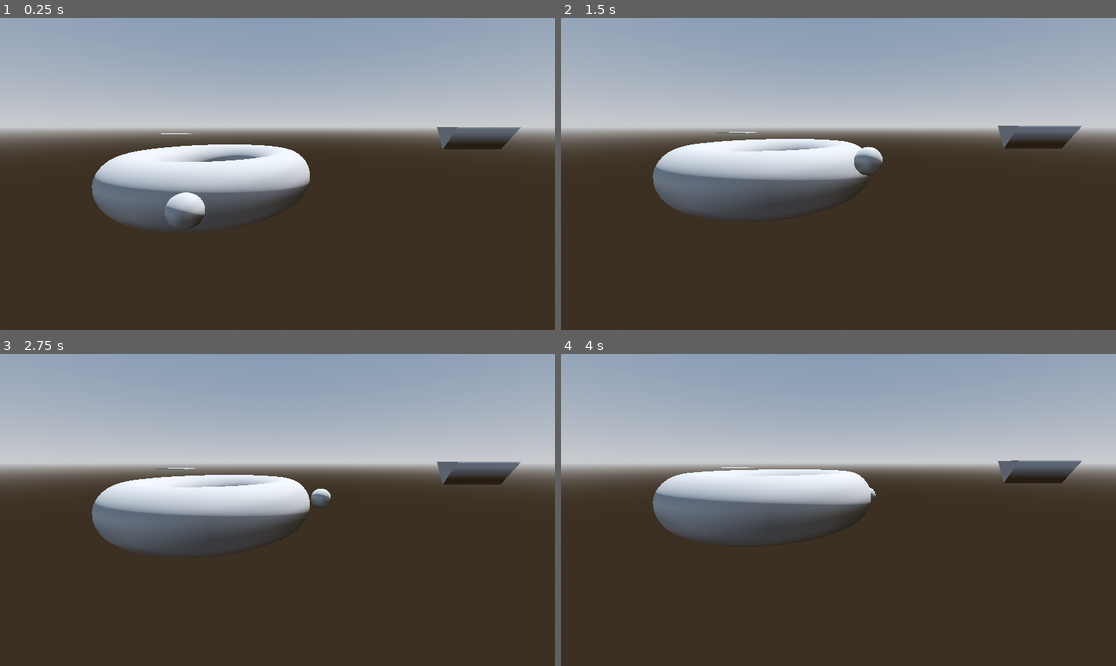
Above: before the commit, frames 1-4 (two rows, left to right).
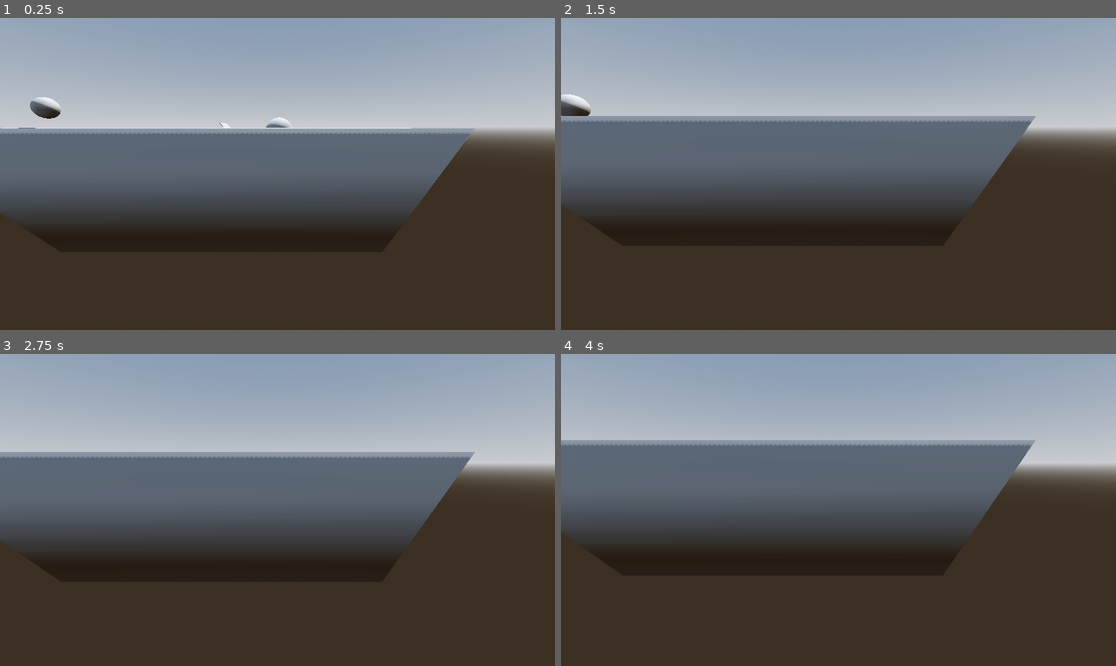
Above: after the commit, the same moments.

Repository: Venorrak/gd-gravity-fields
Game: Godot game, scene res://test3D.tscn
Two runs of this game, one before a commit and one after it. Both use one fixed random seed, a clock stepped at 60 frames per second and the inputs below. This scene is started directly instead of the project's main scene.
Inputs (mouse positions are in pixels of both pictures, inside the frame that each line leads up to):
- Up to frame 1 (0.25 s): no input
- Up to frame 2 (1.5 s): tap Enter at 0.5 s; move the mouse to (960, 158) at 0.52 s; hold Right (ui_right) 0.53-1.25 s; tap Q at 0.6 s; click (960, 158) at 0.67 s; drag from (727, 189) to (810, 236) at 1.27 s
- Up to frame 3 (2.75 s): move the mouse to (333, 441) at 2.02 s; hold Right (ui_right) from 2.03 s (still down); tap Shift at 2.1 s
- Up to frame 4 (4 s): release Right (ui_right) at 2.75 s; tap Space at 2.75 s; drag from (810, 572) to (672, 463) at 2.77 s; move the mouse to (1005, 556) at 3.52 s; hold Left (ui_left) from 3.53 s (still down); tap Q at 3.6 s

The runs differ from the first frame. In frame 1, 21% of the frame differs, in the area x 0-94%, y 25-69%; in frame 2, 22%; in frame 3, 21%; in frame 4, 22%, in the area x 0-94%, y 27-60%.

Commit message:
Basic README

Diff:
--- a/test3D.tscn
+++ b/test3D.tscn
@@ -22,15 +22,15 @@
 glow_enabled = true
 
 [sub_resource type="Curve3D" id="Curve3D_ou1c5"]
-closed = true
 _data = {
-"points": PackedVector3Array(0, 0, -2.5, 0, 0, 2.5, 3.75, 0, 0, 2.5, 0, 0, -2.5, 0, 0, 0, 0, 3.75, 0, 0, 2.5, 0, 0, -2.5, -3.75, 0, 0, -2.5, 0, 0, 2.5, 0, 0, 0, 0, -3.75),
-"tilts": PackedFloat32Array(0, 0, 0, 0)
+"points": PackedVector3Array(0, 0, -2.5, 0, 0, 0, 10, 0, 0, 0, 0, 0, -2.5, 0, 0, -10, 0, 0),
+"tilts": PackedFloat32Array(0, 0)
 }
-point_count = 4
+point_count = 2
 script = ExtResource("1_jhyt1")
 gravityForce = 2.0
-multipleFaces = false
+multipleFaces = true
+faces = 3
 metadata/_custom_type_script = "uid://cmavu2d5cqxkq"
 
 [sub_resource type="TorusMesh" id="TorusMesh_ryfo5"]
@@ -125,9 +125,12 @@
 script = ExtResource("2_wuppg")
 
 [node name="GravityPoint3D" type="Marker3D" parent="."]
+transform = Transform3D(0.752415, -0.658689, 0, 0.658689, 0.752415, 0, 0, 0, 1, 0, 0, 0)
+visible = false
 script = ExtResource("3_xe411")
 
 [node name="taurusm" type="MeshInstance3D" parent="."]
+transform = Transform3D(1, 0, 0, 0, 1, 0, 0, 0, 1, 37.2803, 0, -83.6954)
 mesh = SubResource("TorusMesh_ryfo5")
 skeleton = NodePath("")
 script = ExtResource("7_6mpf0")
@@ -135,13 +138,12 @@
 [node name="GravityDetector" type="Area3D" parent="taurusm" node_paths=PackedStringArray("gravityProvider")]
 script = ExtResource("2_ou1c5")
 gravityProvider = NodePath("../../Path3D")
-metadata/_custom_type_script = "uid://c8e6edlr3a3k5"
 
 [node name="CollisionShape3D" type="CollisionShape3D" parent="taurusm/GravityDetector"]
 shape = SubResource("BoxShape3D_nlr5m")
 
 [node name="pill_cylindre" type="StaticBody3D" parent="."]
-transform = Transform3D(-4.37114e-08, -1, 0, 0.707107, -3.09086e-08, -0.707107, 0.707107, -3.09086e-08, 0.707107, 100, 0, 0)
+transform = Transform3D(-4.37114e-08, -1, 0, 0.707107, -3.09086e-08, -0.707107, 0.707107, -3.09086e-08, 0.707107, 72.8174, -1.90735e-06, -12.024)
 
 [node name="CollisionShape3D" type="CollisionShape3D" parent="pill_cylindre"]
 transform = Transform3D(-4.37114e-08, -1, 0, 1, -4.37114e-08, 0, 0, 0, 1, 0, 0, 0)
@@ -204,7 +206,7 @@
 shape = SubResource("BoxShape3D_6mpf0")
 
 [node name="platform2" type="StaticBody3D" parent="."]
-transform = Transform3D(1, 0, 0, 0, 1, 0, 0, 0, 1, -34.2646, 0, -66.7517)
+transform = Transform3D(0.650045, 0.759896, 0, -0.759896, 0.650045, 0, 0, 0, 1, -13.3633, 0, -66.5191)
 
 [node name="CollisionShape3D" type="CollisionShape3D" parent="platform2"]
 shape = SubResource("BoxShape3D_ryfo5")
@@ -243,7 +245,6 @@
 shape = SubResource("BoxShape3D_y26re")
 
 [node name="triangle" type="StaticBody3D" parent="."]
-transform = Transform3D(1, 0, 0, 0, 1, 0, 0, 0, 1, 67.06, 0, -56.1323)
 
 [node name="CollisionShape3D" type="CollisionShape3D" parent="triangle"]
 transform = Transform3D(-4.37114e-08, -1, 0, 1, -4.37114e-08, 0, 0, 0, 1, 0, 0, 0)
@@ -264,7 +265,7 @@
 shape = SubResource("BoxShape3D_y26re")
 
 [node name="sphere" type="StaticBody3D" parent="."]
-transform = Transform3D(1, 0, 0, 0, 1, 0, 0, 0, 1, 62.1262, 0, -5.16394)
+transform = Transform3D(1, 0, 0, 0, 1, 0, 0, 0, 1, 4.08605, 0, -94.8985)
 
 [node name="CollisionShape3D" type="CollisionShape3D" parent="sphere"]
 shape = SubResource("SphereShape3D_y26re")
@@ -280,12 +281,11 @@
 shape = SubResource("SphereShape3D_ryfo5")
 
 [node name="GravityBody3D" type="RigidBody3D" parent="." node_paths=PackedStringArray("arrow")]
-transform = Transform3D(1, 0, 0, 0, 1, 0, 0, 0, 1, 0, 0, 5.57306)
+transform = Transform3D(1, 0, 0, 0, 1, 0, 0, 0, 1, -8.03058, 3.39778, -0.0883994)
 gravity_scale = 0.0
-linear_velocity = Vector3(3.5, 1, 0)
+linear_velocity = Vector3(0, 0, 1.5)
 script = ExtResource("5_y26re")
 arrow = NodePath("ShapeCast3D")
-metadata/_custom_type_script = "uid://bwpsq87vpo1wk"
 
 [node name="CollisionShape3D" type="CollisionShape3D" parent="GravityBody3D"]
 shape = SubResource("SphereShape3D_wuppg")
Binary file added: media/Screen Recording 2025-08-15 234537.gif
Binary file added: media/Screen Recording 2025-08-15 234741.gif
Binary file added: media/Screen Recording 2025-08-15 234916.gif
Binary file added: media/Screen Recording 2025-08-15 235157.gif
Binary file added: media/Screen Recording 2025-08-15 235527.gif
Binary file added: media/Screenshot 2025-08-15 233412.png
Binary file added: media/Screenshot 2025-08-15 233510.png
Binary file added: media/Screenshot 2025-08-15 235235.png
Binary file added: media/Screenshot 2025-08-15 235616.png
Binary file added: media/Screenshot 2025-08-15 235627.png
Binary file added: media/Screenshot 2025-08-15 235745.png
Binary file added: media/Screenshot 2025-08-15 235819.png
(and 4 more such lines)
